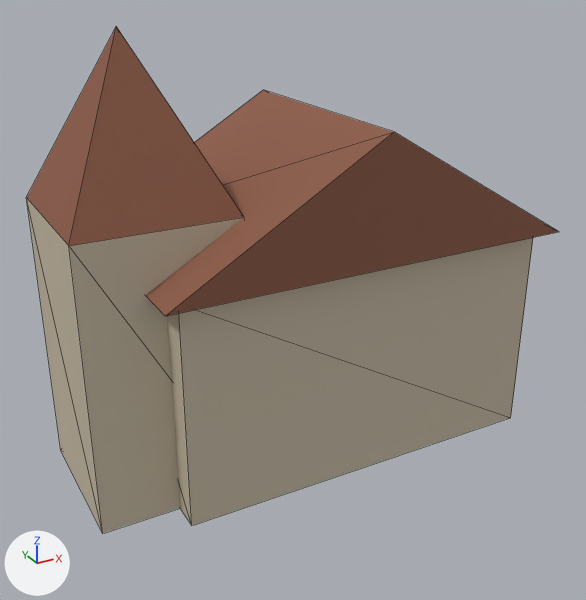
Two versions of the glTF model assets/map3d_houses/chapel.glb, one commit apart.
Rendered twice from a 50 mm lens placed at (-7.79, -14.12, 10.24), pointed at (-0.25, -0.42, 3.38). Every picture has the same lights, and +X, +Y and +Z are marked at lower left. The first picture is the older version. Mesh edges are drawn as thin lines. Vertices at exactly the same position are counted once.

Names of what the first picture shows: 'chapel'.
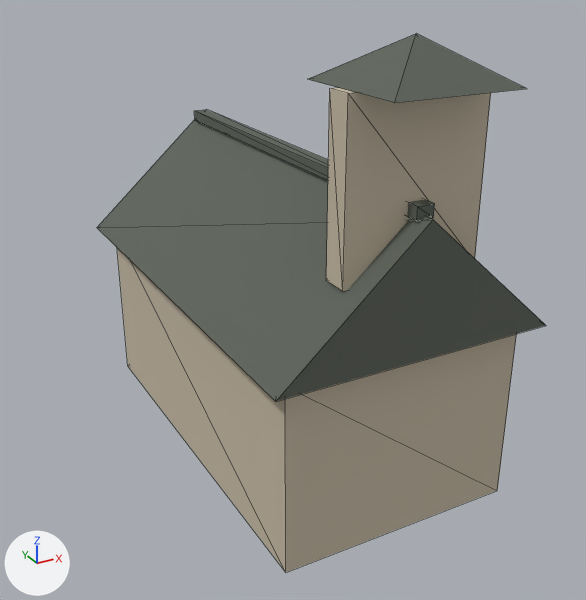
Pixel boxes (x1, y1, x2, y2) of what changed, in the pictures (586 x 600 px; the box of a moved part takes in the faces that stretch with it):
```json
{"object": "chapel", "change": "recoloured, reshaped", "before": [26, 26, 559, 533], "after": [97, 33, 546, 572], "on screen": "16% narrower, 6% taller"}
{"part": 1, "of": "me_cube", "change": "added", "after": [117, 248, 517, 572], "on screen": "beige"}
{"part": 2, "of": "me_cube", "change": "added", "after": [326, 88, 491, 291], "on screen": "beige"}
{"part": 3, "of": "me_cube", "change": "moved or reshaped", "before": [146, 90, 559, 316], "after": [97, 120, 546, 401]}
{"part": 4, "of": "me_cube", "change": "added", "after": [194, 110, 434, 221]}
{"part": 5, "of": "me_cube", "change": "deleted", "before": [26, 26, 244, 533]}
{"part": 6, "of": "me_cube", "change": "deleted", "before": [167, 238, 533, 526], "on screen": "beige"}
{"part": 7, "of": "me_cube", "change": "added", "after": [308, 33, 527, 103]}
```

Scene script edits in JSON lines:
```json
{"op": "set", "path": "mat_roof.base_color", "old": "(0.262, 0.102, 0.0595)", "new": "(0.107, 0.122, 0.0999)", "note": "brown #8c5a45 -> dark grey #5c6259"}
{"block": "me_cube", "where": "# used by ob_chapel; location = (0.0, 0.0, 0.0)"}
{"block": "me_cube", "where": "# verts and faces of me_cube; kept vertices keep their numbers, new ones are numbered from 23"}
{"op": "remove", "block": "me_cube", "code": "me_cube.from_pydata(...)  # 23 vertices, 36 faces; spans x -5.0..5.0, y -2.54..2.54, z 0.0..8.95"}
{"op": "add", "block": "me_cube", "code": "me_cube.from_pydata(...)  # 35 vertices, 50 faces; spans x -2.81..2.81, y -5.0..5.0, z 0.0..9.0"}
{"block": "me_cube", "change": "me_cube part 1: a new loose piece, a box spanning x -2.46..2.46, y -4.16..4.64, z 0.0..3.8, in mat_wall (beige #c8bca6)"}
{"block": "me_cube", "change": "me_cube part 2: a new loose piece, a box spanning x -1.35..1.35, y -4.06..-3.54, z 5.16..8.26, in mat_wall (beige #c8bca6)"}
{"block": "me_cube", "change": "me_cube part 3: the loose piece of 6 vertices spanning x -3.8..5.0, y -2.54..2.54, z 4.66..7.22 is scaled about its middle by (0.64, 1.88, 0.967), then moved by (-0.6, 0.24, -0.9)"}
{"block": "me_cube", "change": "me_cube part 4: a new loose piece, a box spanning x -0.16..0.16, y -4.31..4.8, z 6.22..6.46, in mat_roof (dark grey #5c6259)"}
{"block": "me_cube", "change": "me_cube part 5: the loose piece of 9 vertices spanning x -5.0..-1.87, y -1.56..1.56, z 0.0..8.95 is deleted"}
{"block": "me_cube", "change": "me_cube part 6: the loose piece of 8 vertices spanning x -3.44..4.64, y -2.17..2.17, z 0.0..4.66 is deleted"}
{"block": "me_cube", "change": "me_cube part 7"}
{"op": "add", "block": "me_cube", "code": "verts[23] = (-1.2, -5.0, 8.26)  # pixel (394, 102)"}
{"op": "add", "block": "me_cube", "code": "verts[24] = (1.2, -5.0, 8.26)  # pixel (527, 88)"}
{"op": "add", "block": "me_cube", "code": "verts[25] = (1.2, -2.6, 8.26)"}
{"op": "add", "block": "me_cube", "code": "verts[26] = (-1.2, -2.6, 8.26)  # pixel (307, 79)"}
{"op": "add", "block": "me_cube", "code": "verts[27] = (0.0, -3.8, 9.0)  # pixel (416, 33)"}
{"op": "add", "block": "me_cube", "code": "faces += [(23, 24, 27), (24, 25, 27), (25, 26, 27), (23, 27, 26), (23, 26, 25), (23, 25, 24)]  # mat_roof (dark grey #5c6259)"}
```
